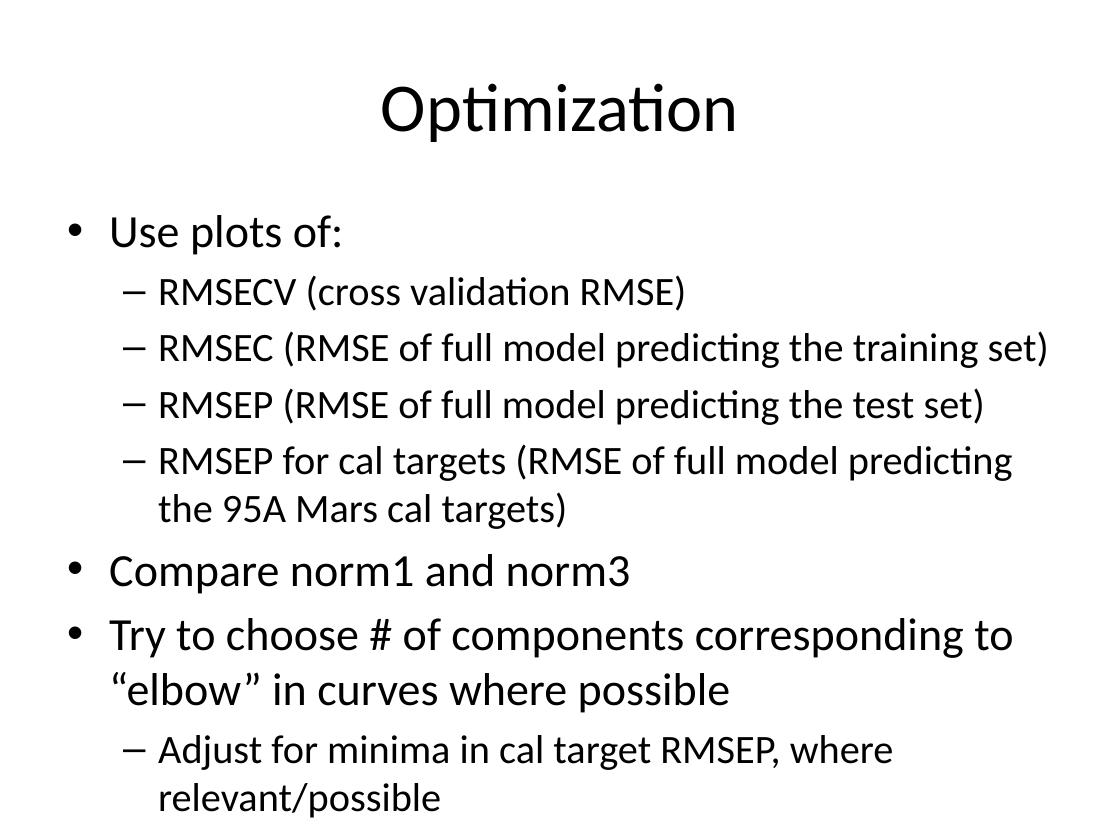
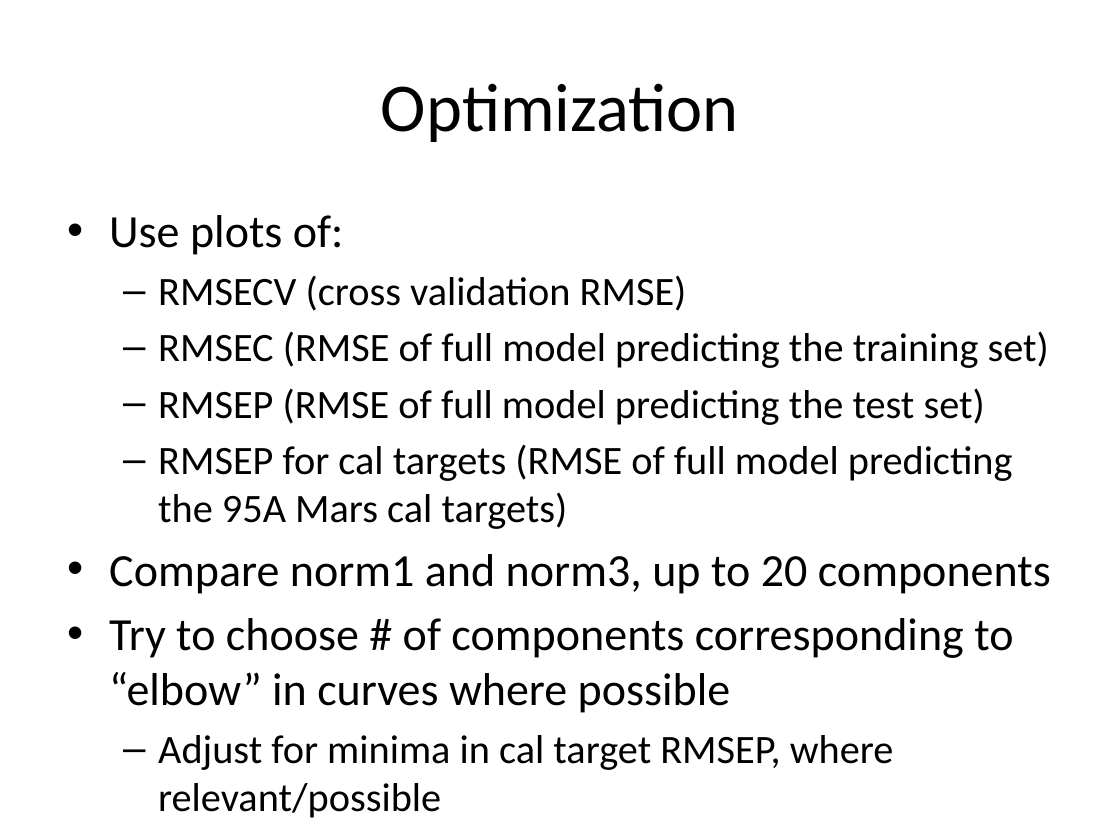
Before and after one commit to freesiemens/Working, a slide deck: slide 4 of ChemCam PLS1 Sub-Model Calibration.pptx. Drawn at 1120x840 pixels with LibreOffice and Linux fonts; fonts in the diff are those of the drawing. Boxes give left, top, right and bottom in pixels: in the first picture for what was removed or moved away, otherwise in the second. Text is boxed around its words. In the diff, an @@ line names an element or a change of style, - is before the commit and + after.

```diff
--- a/ChemCam PLS1 Sub-Model Calibration.pptx
+++ b/ChemCam PLS1 Sub-Model Calibration.pptx
@@ text at (109,554,1051,594): text changed @@
-• Compare norm1 and norm3
+• Compare norm1 and norm3, up to 20 components
```
Also in this commit, not shown: 3 other slides changed, 3 slides added, 2 slides removed, 4 other files.
